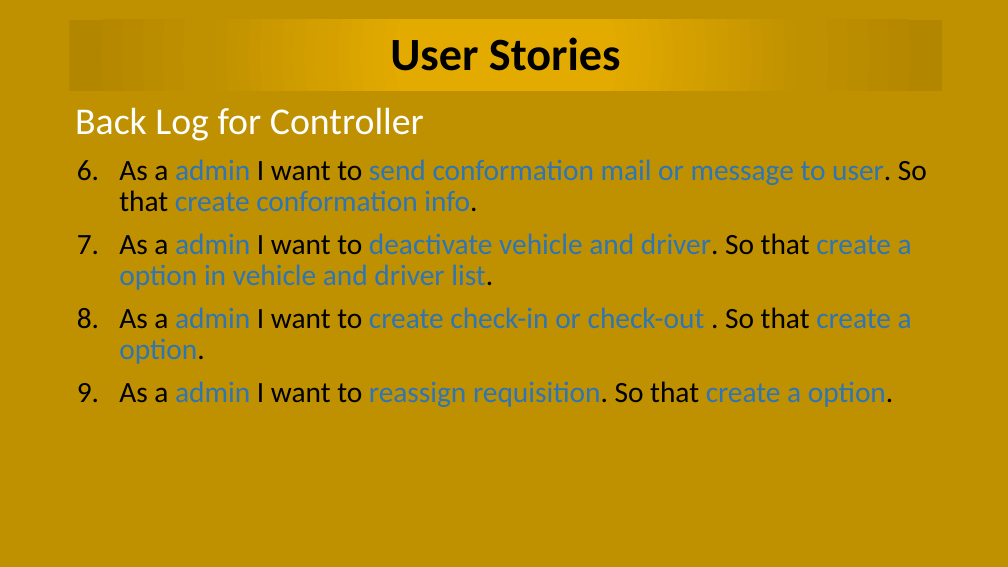
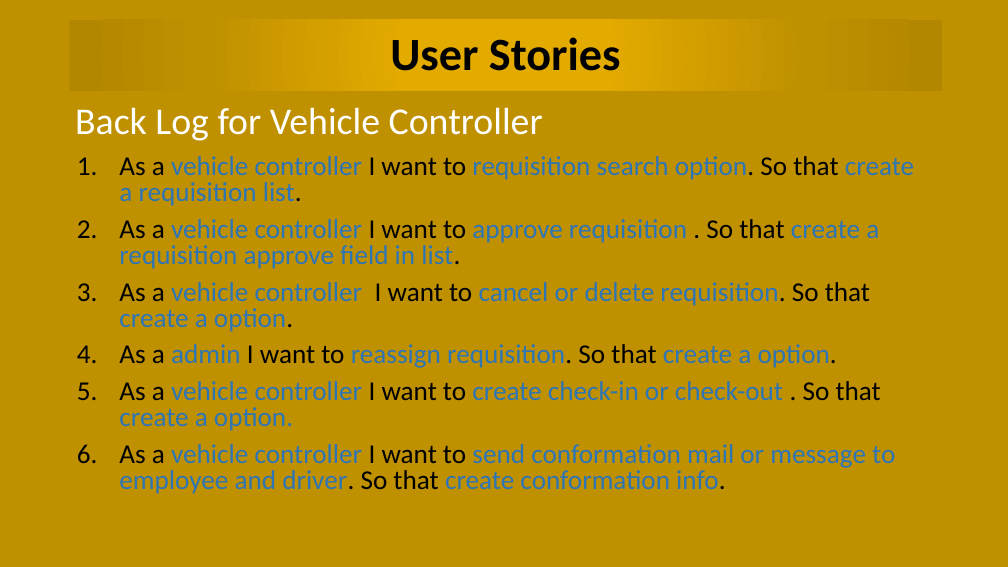
Before and after one commit to chittoranjan/BCCVehicleManagemant, a slide deck: slide 12 of Document/Vehicle Management Presentation.pptx (slide 5 before the commit). Drawn at 1008x567 pixels with LibreOffice and Linux fonts; fonts in the diff are those of the drawing. Boxes give left, top, right and bottom in pixels: in the first picture for what was removed or moved away, otherwise in the second. Text is boxed around its words. In the diff, an @@ line names an element or a change of style, - is before the commit and + after.

Commit message:
change requisition and prosentation file

```diff
--- a/Document/Vehicle Management Presentation.pptx
+++ b/Document/Vehicle Management Presentation.pptx
@@ text at (x1=75, y1=107, x2=543, y2=141): text changed @@
-Back Log for Controller
+Back Log for Vehicle Controller
@@ text at (x1=119, y1=156, x2=914, y2=332): text changed; size 28 to 25.9 pt @@
-6. As a admin I want to send conformation mail or message to user. So that create conformation info.
-7. As a admin I want to deactivate vehicle and driver. So that create a option in vehicle and driver list.
-8. As a admin I want to create check-in or check-out . So that create a option.
+1. As a vehicle controller I want to requisition search option. So that create a requisition list.
+2. As a vehicle controller I want to approve requisition . So that create a requisition approve field in list.
+3. As a vehicle controller I want to cancel or delete requisition. So that create a option.
@@ text at (x1=119, y1=344, x2=837, y2=368): size 28 to 25.9 pt in "As a admin I want to reassign ..."; line spacing 0.9 to 0.8 @@
@@ text at (x1=119, y1=381, x2=895, y2=494): paragraphs added @@
+5. As a vehicle controller I want to create check-in or check-out . So that create a option.
+6. As a vehicle controller I want to send conformation mail or message to employee and driver. So that create conformation info.
```
Also in this commit, not shown: 11 other slides changed, 12 slides added, 2 slides removed, 45 other files.
